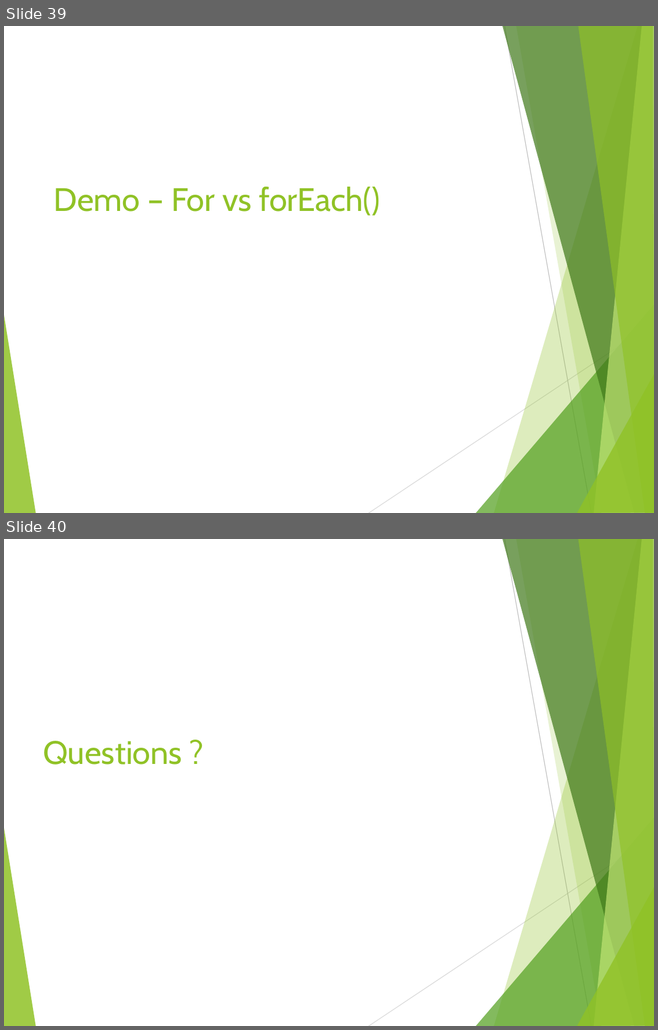
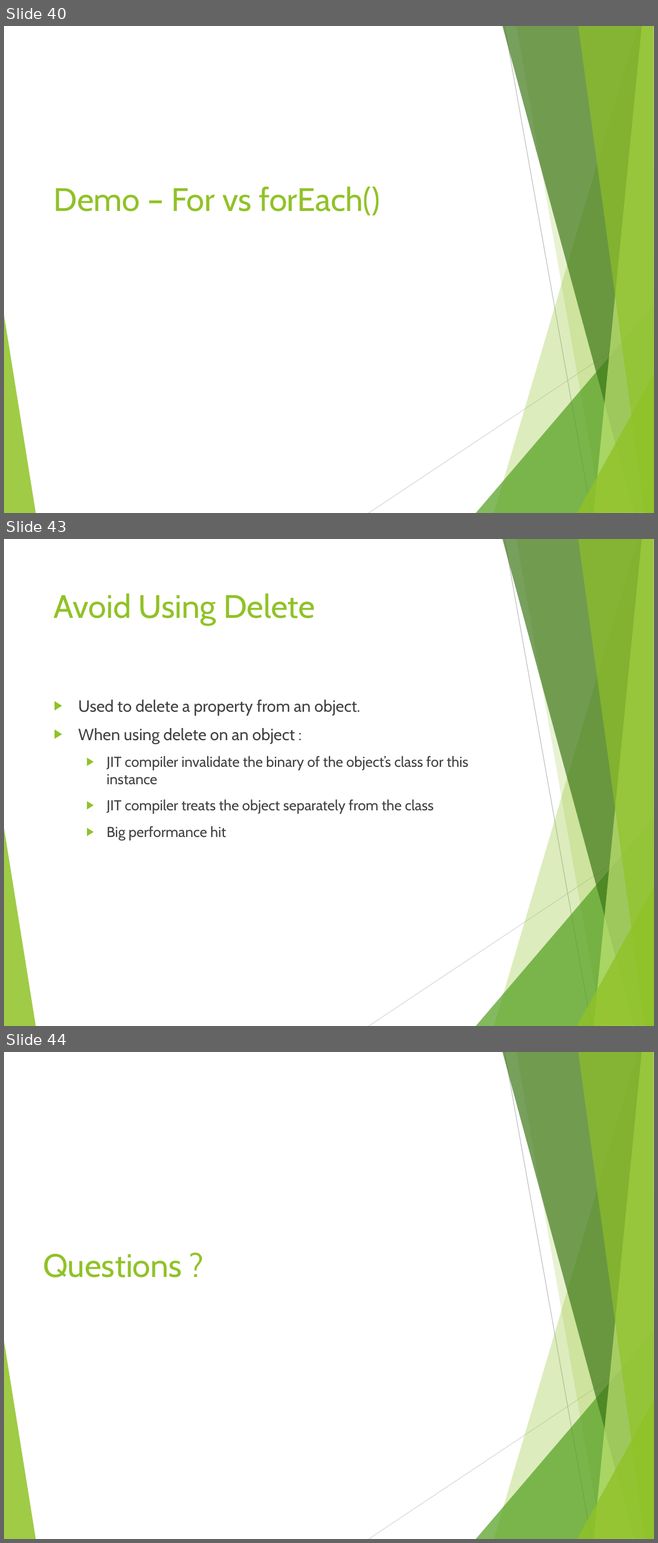
Before and after one commit to tamarstern/MyNodeJSCourse, a slide deck: day2/nodejs_performance/NodeJs_Performance.pptx. Shown one above the other, each under a label of ours: slides 39 and 40 before the commit, slides 40, 43 and 44 after it; the slides between them are not shown. The pictures are 658x1030 and 658x1543 pixels, drawn with LibreOffice and Linux fonts; fonts in the diff are those of the drawing. Boxes give left, top, right and bottom in pixels: in the first picture for what was removed or moved away, otherwise in the second. Text is boxed around its words. In the diff, an @@ line names an element or a change of style, - is before the commit and + after.

```diff
--- a/day2/nodejs_performance/NodeJs_Performance.pptx
+++ b/day2/nodejs_performance/NodeJs_Performance.pptx
@@ slide 43 added at box(4, 539, 654, 1026), background #FFFFFF; not listed: 10 template elements that a slide beside it also shows @@
@@ title added at box(54, 594, 315, 625), 36 pt, text #90C226 @@
+Avoid Using Delete
@@ text added at box(78, 700, 468, 840), 16 pt, text #404040 @@
+▶ Used to delete a property from an object.
+▶ When using delete on an object :
+  ▶ JIT compiler invalidate the binary of the object’s class for this instance
+  ▶ JIT compiler treats the object separately from the class
+  ▶ Big performance hit
@@ what was slide 39 is now slide 40 @@
@@ what was slide 40 is now slide 44 @@
```
Also in this commit, not shown: 1 slide changed, 3 other slides added, 5 other files.
